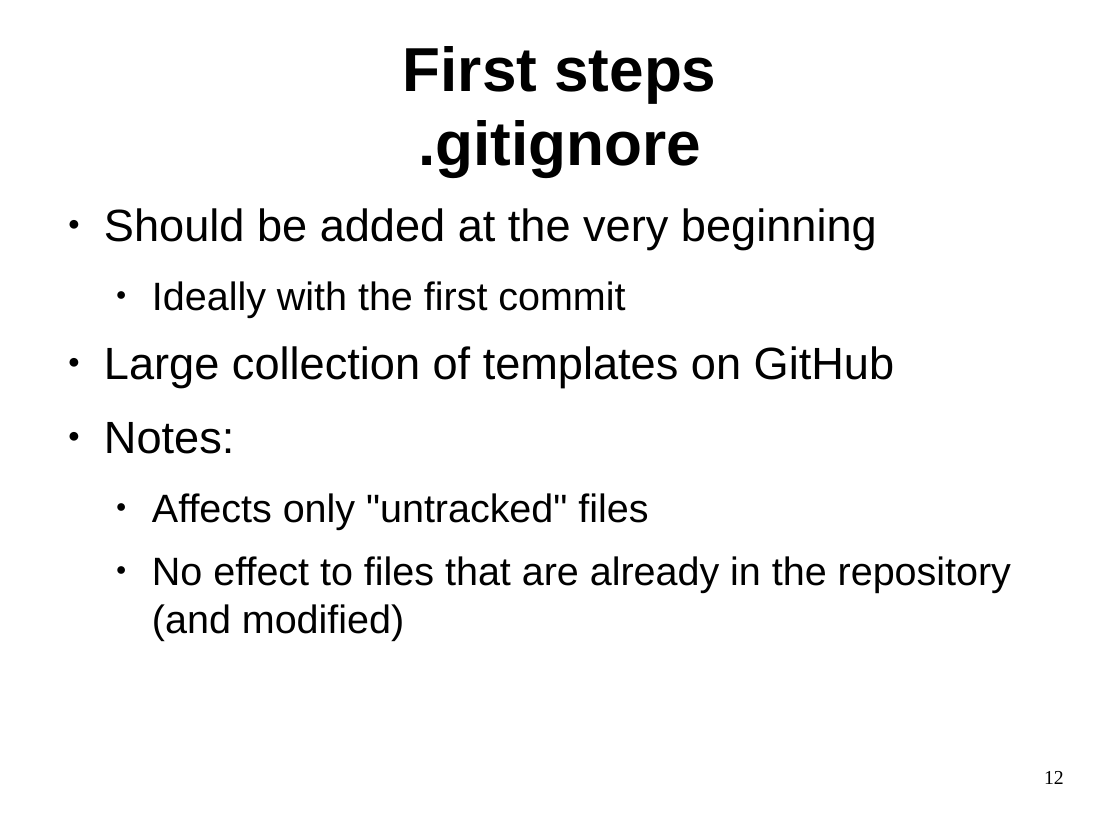
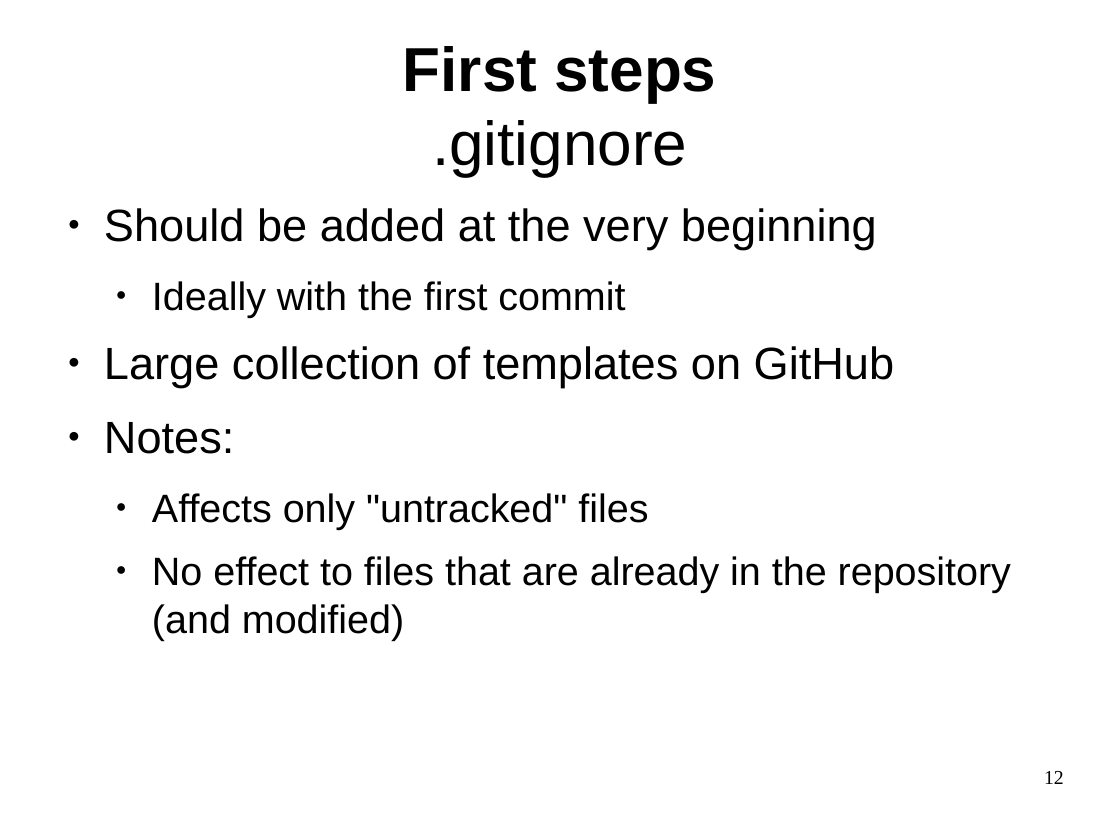
Before and after one commit to philpackmohr/git-paper, a slide deck: slide 12 of git-presentation.odp. Drawn at 1120x840 pixels with LibreOffice and Linux fonts; fonts in the diff are those of the drawing. Boxes give left, top, right and bottom in pixels: in the first picture for what was removed or moved away, otherwise in the second. Text is boxed around its words. In the diff, an @@ line names an element or a change of style, - is before the commit and + after.

```diff
--- a/git-presentation.odp
+++ b/git-presentation.odp
@@ title at <box>403,46,716,177</box>: text changed @@
-First steps
-.gitignore
+First steps
+.gitignore
```
Also in this commit, not shown: 1 other slide changed, 16 slides added, 1 other file.
